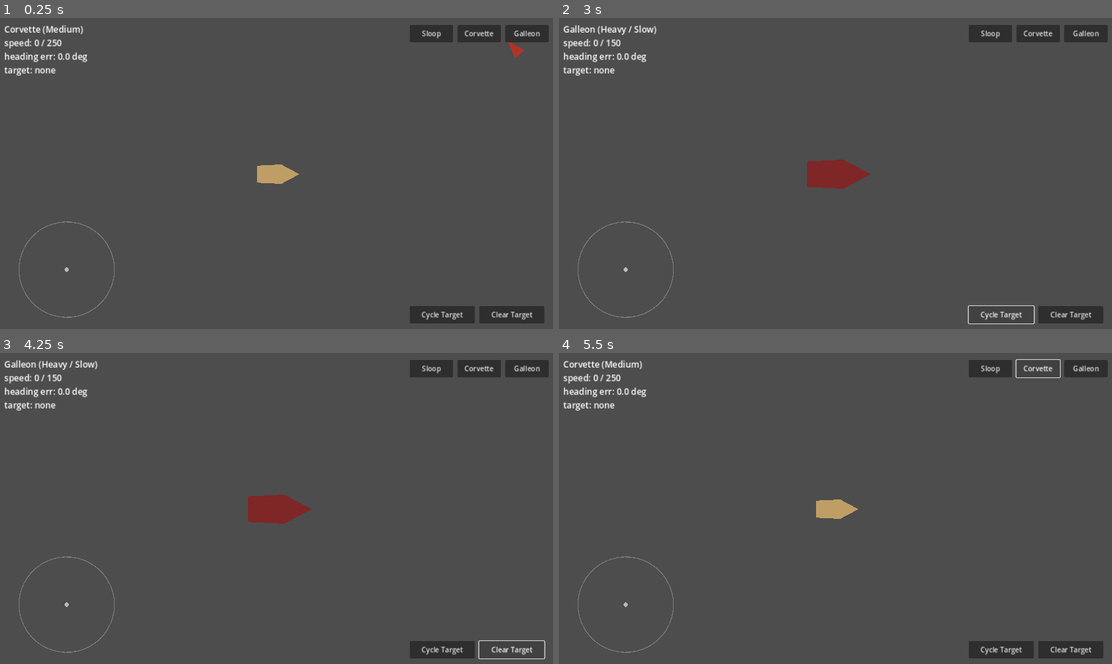
Above: before the commit, frames 1-4 (two rows, left to right).
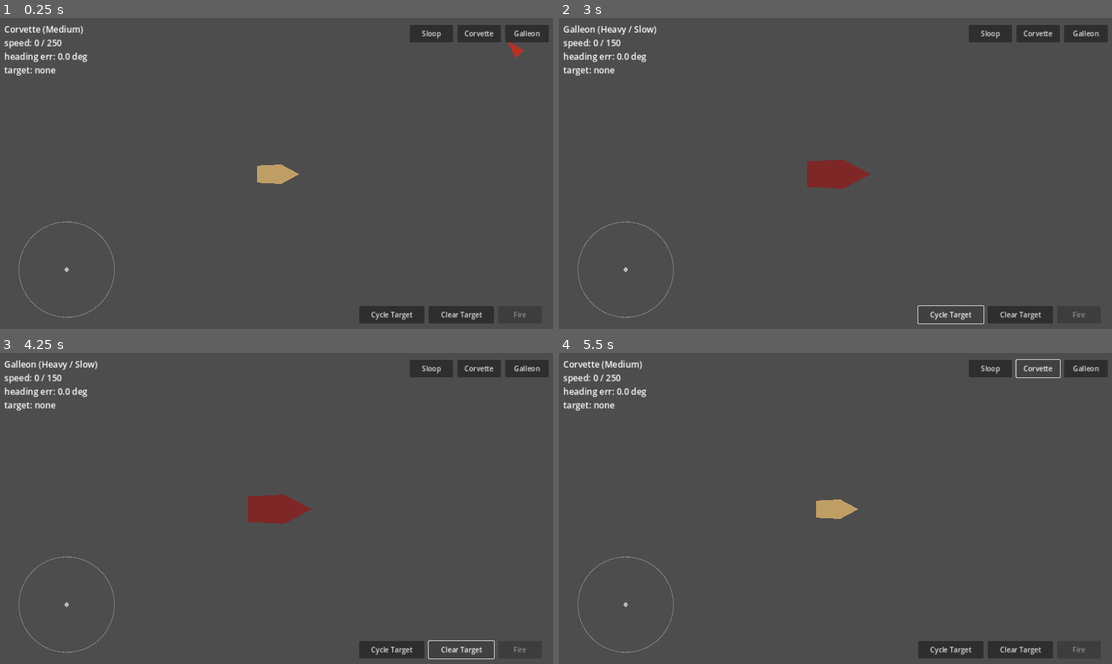
Above: after the commit, the same moments.

Repository: Inn-my/naval-rpg-prototype
Game: Godot game, scene res://scenes/Main.tscn
The game is run twice, just before and just after one commit, with the same random seed, the same clock (stepped at 60 frames per second) and the same inputs.
Inputs:
- Up to frame 1 (0.25 s): no input
- Up to frame 2 (3 s): click "Sloop" at 0.5 s; click "Corvette" at 1.25 s; click "Galleon" at 2 s; click "Cycle Target" at 2.75 s
- Up to frame 3 (4.25 s): click "Clear Target" at 3.5 s
- Up to frame 4 (5.5 s): click "Sloop" at 4.25 s; click "Corvette" at 5 s

The runs differ from the first frame. In frame 1, 0.8% of the frame differs, in the area x 64-99%, y 92-99%; in frame 2, 0.5%; in frame 3, 0.8%; in frame 4, 0.8%.

Commit message:
Add basic fire button with projectile and cooldown
Co-Authored-By: Claude Sonnet 5 <noreply@anthropic.com>
Claude-Session: https://claude.ai/code/session_011FYW89h5Vw7AUAZ9GgpE9U

Diff:
--- a/scenes/Main.tscn
+++ b/scenes/Main.tscn
@@ -80,7 +80,7 @@
 anchor_top = 1.0
 anchor_right = 1.0
 anchor_bottom = 1.0
-offset_left = -330.0
+offset_left = -446.0
 offset_top = -56.0
 offset_right = -16.0
 offset_bottom = -16.0
@@ -95,3 +95,9 @@
 custom_minimum_size = Vector2(150, 40)
 layout_mode = 2
 text = "Clear Target"
+
+[node name="FireButton" type="Button" parent="UI/TargetBar"]
+custom_minimum_size = Vector2(100, 40)
+layout_mode = 2
+disabled = true
+text = "Fire"
--- /dev/null
+++ b/scenes/Projectile.tscn
@@ -0,0 +1,10 @@
+[gd_scene load_steps=2 format=3]
+
+[ext_resource type="Script" path="res://scripts/projectile.gd" id="1"]
+
+[node name="Projectile" type="Node2D"]
+script = ExtResource("1")
+
+[node name="Shape" type="Polygon2D" parent="."]
+polygon = PackedVector2Array(4, 0, 2.8, 2.8, 0, 4, -2.8, 2.8, -4, 0, -2.8, -2.8, 0, -4, 2.8, -2.8)
+color = Color(1, 0.9, 0.3, 1)
--- a/scripts/main.gd
+++ b/scripts/main.gd
@@ -3,10 +3,16 @@
 const SLOOP: ShipPreset = preload("res://resources/ship_presets/sloop_small_fast.tres")
 const CORVETTE: ShipPreset = preload("res://resources/ship_presets/corvette_medium.tres")
 const GALLEON: ShipPreset = preload("res://resources/ship_presets/galleon_heavy_slow.tres")
+const PROJECTILE_SCENE: PackedScene = preload("res://scenes/Projectile.tscn")
+
+const FIRE_COOLDOWN := 1.0
 
 @onready var ship: Ship = $Ship
 @onready var targeting: TargetingSystem = $Ship/TargetingSystem
 @onready var info_label: Label = $UI/InfoLabel
+@onready var fire_button: Button = $UI/TargetBar/FireButton
+
+var _fire_cooldown_remaining: float = 0.0
 
 func _ready() -> void:
 	$UI/PresetBar/SloopButton.pressed.connect(_on_preset_selected.bind(SLOOP))
@@ -14,18 +20,32 @@
 	$UI/PresetBar/GalleonButton.pressed.connect(_on_preset_selected.bind(GALLEON))
 	$UI/TargetBar/CycleTargetButton.pressed.connect(targeting.cycle_target)
 	$UI/TargetBar/ClearTargetButton.pressed.connect(targeting.clear_target)
+	fire_button.pressed.connect(_on_fire_pressed)
 
 func _on_preset_selected(preset: ShipPreset) -> void:
 	ship.apply_preset(preset)
 
-func _process(_delta: float) -> void:
+func _on_fire_pressed() -> void:
+	if _fire_cooldown_remaining > 0.0:
+		return
+	var target: Node2D = targeting.current_target
+	if target == null or not is_instance_valid(target):
+		return
+	var projectile: Node2D = PROJECTILE_SCENE.instantiate()
+	add_child(projectile)
+	projectile.global_position = ship.global_position
+	projectile.target_position = target.global_position
+	_fire_cooldown_remaining = FIRE_COOLDOWN
+
+func _process(delta: float) -> void:
 	if ship.preset == null:
 		return
 	var heading_error_deg := 0.0
 	if SteeringInput.active:
 		heading_error_deg = rad_to_deg(angle_difference(ship.rotation, SteeringInput.target_angle))
+	var has_target: bool = targeting.current_target != null and is_instance_valid(targeting.current_target)
 	var target_text: String = "none"
-	if targeting.current_target and is_instance_valid(targeting.current_target):
+	if has_target:
 		target_text = targeting.current_target.name
 	info_label.text = "%s\nspeed: %d / %d\nheading err: %.1f deg\ntarget: %s" % [
 		ship.preset.preset_name,
@@ -34,3 +54,7 @@
 		heading_error_deg,
 		target_text,
 	]
+
+	if _fire_cooldown_remaining > 0.0:
+		_fire_cooldown_remaining -= delta
+	fire_button.disabled = not has_target or _fire_cooldown_remaining > 0.0
--- /dev/null
+++ b/scripts/projectile.gd
@@ -0,0 +1,26 @@
+extends Node2D
+class_name Projectile
+
+## Simple straight-line "cannon shot": flies from its spawn position toward
+## a fixed world-space target position at a constant speed, then frees
+## itself on arrival or after a timeout — whichever comes first. Purely
+## visual for now; no collision or damage.
+
+const SPEED := 700.0
+const LIFETIME := 3.0
+const ARRIVAL_DISTANCE := 10.0
+
+var target_position: Vector2
+
+var _elapsed: float = 0.0
+
+func _physics_process(delta: float) -> void:
+	_elapsed += delta
+	if _elapsed >= LIFETIME:
+		queue_free()
+		return
+	var to_target: Vector2 = target_position - global_position
+	if to_target.length() <= ARRIVAL_DISTANCE:
+		queue_free()
+		return
+	global_position += to_target.normalized() * SPEED * delta
